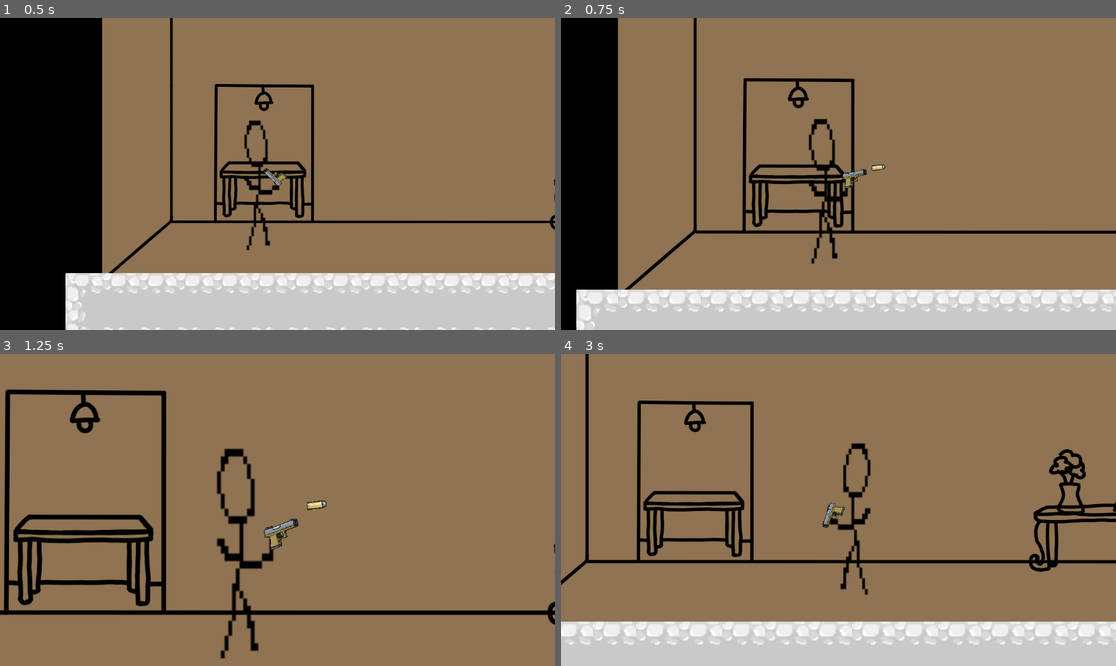
Above: before the commit, frames 1-4 (two rows, left to right).
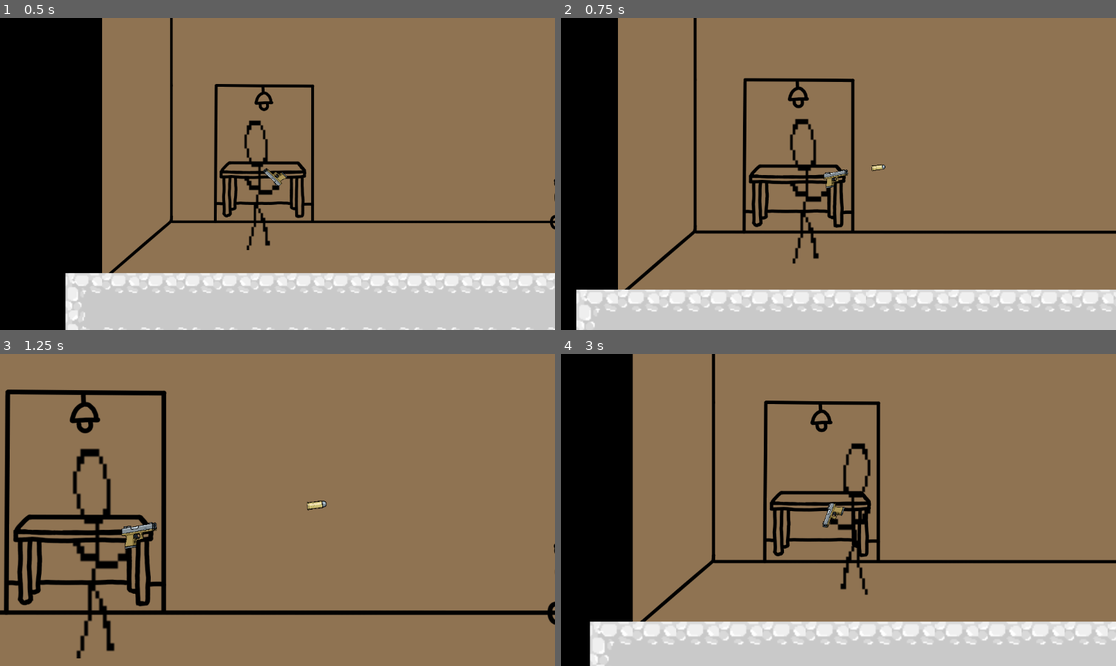
Above: after the commit, the same moments.

Repository: Panda248/Emu-War
Game: Godot game, scene res://scenes/Tutorial.tscn
Two runs of this game, one before a commit and one after it. Both use one fixed random seed, a clock stepped at 60 frames per second and the inputs below.
Inputs (mouse positions are in pixels of both pictures, inside the frame that each line leads up to):
- Up to frame 1 (0.5 s): no input
- Up to frame 2 (0.75 s): tap Enter (ui_accept) at 0.5 s; move the mouse to (960, 158) at 0.52 s; hold D (move_right) from 0.53 s (still down); click (960, 158) at 0.6 s
- Up to frame 3 (1.25 s): keep holding D (move_right); tap W (jump) at 0.77 s
- Up to frame 4 (3 s): move the mouse to (727, 525) at 1.27 s; click (727, 525) at 1.35 s; tap W (jump) at 1.52 s; move the mouse to (894, 441) at 2.02 s; release D (move_right) at 2.03 s; hold A (move_left) 2.03-2.78 s; click (894, 441) at 2.1 s; move the mouse to (810, 572) at 2.77 s; hold D (move_right) from 2.78 s (still down); click (810, 572) at 2.85 s

Frame 1 is identical in both runs. In frame 2, 1.4% of the frame differs, in the area x 41-56%, y 32-79%; in frame 3, 3.4%; in frame 4, 20%, in the area x 0-100%, y 0-100%.

Commit message:
death screen

Diff:
--- /dev/null
+++ b/Death.gd
@@ -0,0 +1,21 @@
+extends Control
+
+
+# Called when the node enters the scene tree for the first time.
+func _ready():
+	pass # Replace with function body.
+
+
+# Called every frame. 'delta' is the elapsed time since the previous frame.
+func _process(delta):
+	pass
+
+
+func _on_start_button_pressed():
+	get_tree().change_scene_to_file("res://MainMenu.tscn")
+	pass # Replace with function body.
+
+
+func _on_leave_button_pressed():
+	get_tree().quit()
+	pass # Replace with function body.
--- /dev/null
+++ b/Death.tscn
@@ -0,0 +1,126 @@
+[gd_scene load_steps=8 format=3 uid="uid://ca7eco7muywfj"]
+
+[ext_resource type="Texture2D" uid="uid://bqdhactrxq577" path="res://assets/death.png" id="1_cx10t"]
+[ext_resource type="Script" path="res://Death.gd" id="1_inf2w"]
+[ext_resource type="Theme" uid="uid://u4ifio3snxpn" path="res://assets/themes/scary.tres" id="2_16ewt"]
+[ext_resource type="Shader" path="res://assets/shaders/shakyText.gdshader" id="2_25k6r"]
+[ext_resource type="FontFile" uid="uid://dtw50ybu8w0cx" path="res://assets/fonts/rowdies/Rowdies-Light.ttf" id="2_fam18"]
+
+[sub_resource type="ShaderMaterial" id="ShaderMaterial_2fu2e"]
+shader = ExtResource("2_25k6r")
+shader_parameter/height = 10.0
+shader_parameter/frequency = 10.0
+shader_parameter/speed = 10.0
+
+[sub_resource type="ShaderMaterial" id="ShaderMaterial_gjkcr"]
+shader = ExtResource("2_25k6r")
+shader_parameter/height = 10.0
+shader_parameter/frequency = 10.0
+shader_parameter/speed = 10.0
+
+[node name="Control" type="Control"]
+layout_mode = 3
+anchors_preset = 15
+anchor_right = 1.0
+anchor_bottom = 1.0
+grow_horizontal = 2
+grow_vertical = 2
+script = ExtResource("1_inf2w")
+
+[node name="Background" type="TextureRect" parent="."]
+layout_mode = 1
+anchors_preset = -1
+anchor_right = 1.0
+anchor_bottom = 1.0
+grow_horizontal = 2
+grow_vertical = 2
+texture = ExtResource("1_cx10t")
+expand_mode = 1
+
+[node name="Menu" type="Control" parent="."]
+layout_mode = 1
+anchor_left = -0.333
+anchor_top = -0.333
+anchor_right = 1.333
+anchor_bottom = 1.333
+grow_horizontal = 2
+grow_vertical = 2
+
+[node name="VBoxContainer" type="VBoxContainer" parent="Menu"]
+layout_mode = 1
+anchors_preset = 15
+anchor_right = 1.0
+anchor_bottom = 1.0
+offset_right = 0.767944
+offset_bottom = 0.431885
+grow_horizontal = 2
+grow_vertical = 2
+alignment = 1
+
+[node name="HBoxContainer1" type="HBoxContainer" parent="Menu/VBoxContainer"]
+layout_mode = 2
+alignment = 1
+
+[node name="You" type="Label" parent="Menu/VBoxContainer/HBoxContainer1"]
+material = SubResource("ShaderMaterial_2fu2e")
+layout_mode = 2
+size_flags_horizontal = 0
+size_flags_vertical = 0
+theme = ExtResource("2_16ewt")
+theme_override_font_sizes/font_size = 180
+text = "YOU"
+horizontal_alignment = 1
+
+[node name="Container" type="Control" parent="Menu/VBoxContainer/HBoxContainer1"]
+custom_minimum_size = Vector2(900, 0)
+layout_mode = 2
+size_flags_horizontal = 4
+
+[node name="Died" type="Label" parent="Menu/VBoxContainer/HBoxContainer1"]
+material = SubResource("ShaderMaterial_gjkcr")
+layout_mode = 2
+size_flags_horizontal = 8
+size_flags_vertical = 0
+theme = ExtResource("2_16ewt")
+theme_override_font_sizes/font_size = 180
+text = "DIED"
+horizontal_alignment = 2
+
+[node name="Container" type="Control" parent="Menu/VBoxContainer"]
+custom_minimum_size = Vector2(0, 600)
+layout_mode = 2
+size_flags_horizontal = 4
+
+[node name="HBoxContainer" type="HBoxContainer" parent="Menu/VBoxContainer"]
+layout_mode = 2
+alignment = 1
+
+[node name="StartButton" type="Button" parent="Menu/VBoxContainer/HBoxContainer"]
+layout_mode = 2
+size_flags_horizontal = 8
+theme_override_colors/font_color = Color(0.938411, 0.624347, 0.924635, 1)
+theme_override_colors/font_pressed_color = Color(0.85098, 0, 0.0862745, 1)
+theme_override_colors/font_hover_color = Color(0.756863, 0.403922, 0.815686, 1)
+theme_override_fonts/font = ExtResource("2_fam18")
+theme_override_font_sizes/font_size = 55
+text = "Main Menu"
+flat = true
+
+[node name="Container2" type="Control" parent="Menu/VBoxContainer/HBoxContainer"]
+custom_minimum_size = Vector2(600, 0)
+layout_mode = 2
+size_flags_horizontal = 4
+
+[node name="LeaveButton" type="Button" parent="Menu/VBoxContainer/HBoxContainer"]
+layout_mode = 2
+size_flags_horizontal = 8
+theme_override_colors/font_color = Color(0.938411, 0.624347, 0.924635, 1)
+theme_override_colors/font_pressed_color = Color(0.85098, 0, 0.0862745, 1)
+theme_override_colors/font_hover_color = Color(0.757295, 0.404858, 0.816452, 1)
+theme_override_fonts/font = ExtResource("2_fam18")
+theme_override_font_sizes/font_size = 55
+text = "Exit Game"
+flat = true
+
+[connection signal="pressed" from="Menu/VBoxContainer/HBoxContainer/StartButton" to="." method="_on_start_button_pressed"]
+[connection signal="pressed" from="Menu/VBoxContainer/HBoxContainer/LeaveButton" to="." method="_on_leave_button_pressed"]
--- a/LinkedDoor.gd
+++ b/LinkedDoor.gd
@@ -18,7 +18,7 @@
 func _on_target_body_entered(body):
 	if body != $Target/StaticBody:
 		$Door.visible = false
-		$Door/CollisionShape2D.disabled = true
+		$Door/CollisionShape2D.set_deferred("disabled", true)
 		$Door.collision_layer = 0
 		$Target.texture = buttonPressed
 
--- a/MainMenu.tscn
+++ b/MainMenu.tscn
@@ -48,7 +48,6 @@
 horizontal_alignment = 2
 
 [node name="StartButton" type="Button" parent="Menu/MarginContainer/VBoxContainer"]
-visible = false
 layout_mode = 2
 size_flags_horizontal = 8
 theme_override_colors/font_color = Color(0.938411, 0.624347, 0.924635, 1)
@@ -61,7 +60,6 @@
 alignment = 2
 
 [node name="SettingButton" type="Button" parent="Menu/MarginContainer/VBoxContainer"]
-visible = false
 layout_mode = 2
 size_flags_horizontal = 8
 theme_override_colors/font_color = Color(0.938411, 0.624347, 0.924635, 1)
@@ -75,7 +73,6 @@
 icon_alignment = 2
 
 [node name="LeaveButton" type="Button" parent="Menu/MarginContainer/VBoxContainer"]
-visible = false
 layout_mode = 2
 size_flags_horizontal = 8
 theme_override_colors/font_color = Color(0.938411, 0.624347, 0.924635, 1)
--- a/Player.gd
+++ b/Player.gd
@@ -28,7 +28,7 @@
 		else:
 			velocity.x = move_toward(velocity.x, 0, SPEED)
 
-	move_and_slide()
+		move_and_slide()
 	if get_global_mouse_position().x > global_position.x:
 		$Sprite2D.set_flip_h(false)
 		$Gun/Sprite2D.set_flip_v(false)
--- a/scenes/Tutorial.tscn
+++ b/scenes/Tutorial.tscn
@@ -8,6 +8,7 @@
 [ext_resource type="PackedScene" uid="uid://8ytecw1tw4y" path="res://Player.tscn" id="5_u0dri"]
 [ext_resource type="PackedScene" uid="uid://b8d1wkfnelr10" path="res://LinkedDoor.tscn" id="6_aykwx"]
 [ext_resource type="Texture2D" uid="uid://dm1g1b586oald" path="res://assets/buttonhome.png" id="8_5nb7y"]
+[ext_resource type="Texture2D" uid="uid://dpb734pjlpvqu" path="res://assets/buttonhomepressed.png" id="9_cr4sf"]
 
 [sub_resource type="RectangleShape2D" id="RectangleShape2D_xbgy8"]
 size = Vector2(3952, 174)
@@ -188,6 +189,7 @@
 script = ExtResource("1_avbdp")
 
 [node name="Sprite2D" type="Sprite2D" parent="."]
+z_index = -1
 texture = ExtResource("2_fa712")
 
 [node name="StaticBody2D" type="StaticBody2D" parent="Sprite2D"]
@@ -242,6 +244,8 @@
 
 [node name="LinkedDoor" parent="." instance=ExtResource("6_aykwx")]
 position = Vector2(987, 303)
+buttonUnpressed = ExtResource("8_5nb7y")
+buttonPressed = ExtResource("9_cr4sf")
 
 [node name="Target" parent="LinkedDoor" index="0"]
 position = Vector2(744, -28)
--- a/scripts/World.gd
+++ b/scripts/World.gd
@@ -37,6 +37,7 @@
 	$Bullet.collision_layer = 1
 	targetZoom = BULLETZOOM
 
+
 func changeToPlayer():
 	currentForm = 0
 	player = $Player
Binary file added: assets/death.png
Not shown, added: assets/death.png.import
Not shown: 1 places in scenes/Tutorial.tscn that only renumber resources
Not shown, removed: assets/.palyer.kra-autosave.kra
Not shown, changed: assets/palyer.kra
Not shown, changed: assets/palyer.kra~
Not shown, changed: assets/thmnail.mdp
